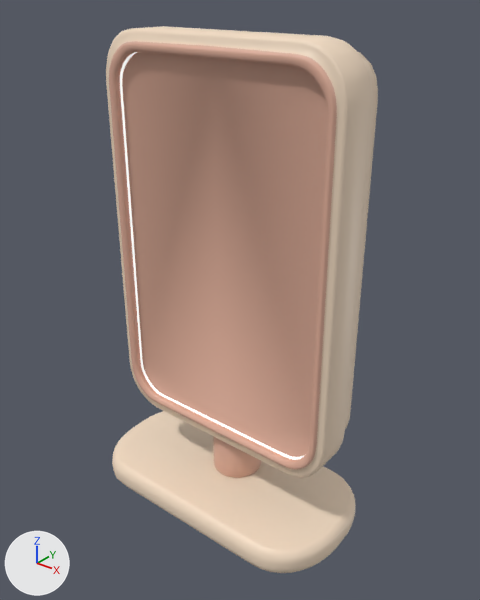
Two versions of the glTF model assets/Models/panel/panel.glb, one commit apart.
Before and after are seen from a 50 mm lens placed at (3.76, 1.5, 6.57), pointed at (-0.6, 6.94, 3.19). Arrows for +X, +Y and +Z are at lower left; the lights stay in place. The picture after the commit comes second. Objects named as collision shapes, trigger or cutter boxes, shadow casters or lower levels of detail are left out. Vertices at exactly the same position are counted once.

In view in the first picture: 'panel'.
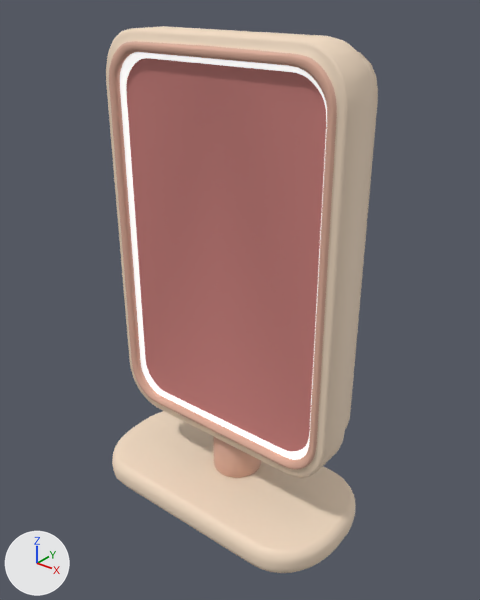
Location of each change, [x1, y1, x2, y2] in pixels of the pictures (480 x 600 px; the box of a moved part takes in the faces that stretch with it):
'panel', surface changed, reshaped: [106, 26, 378, 573] in both
part 1 of me_acdaf4cb_e23a_48b3_8b18_9392574e9f7d, moved or reshaped: [120, 52, 327, 460] in both

Patch to the scene script:
```diff
--- a/assets/Models/panel/panel.glb.py
+++ b/assets/Models/panel/panel.glb.py
@@ mat_pantalla @@
 mat_pantalla = bpy.data.materials.new('pantalla')
-# nodes: BsdfPrincipled, Math, NormalMap, OutputMaterial, SeparateColor, TexImage x3
-# uses the picture img_pantalla_basecolor
-# uses the picture img_pantalla_normal
-# uses the picture img_pantalla_occlusionroughnessmetallic
+# nodes: BsdfPrincipled, OutputMaterial
+# colours: pink #d08480
@@ me_acdaf4cb_e23a_48b3_8b18_9392574e9f7d @@
 me_acdaf4cb_e23a_48b3_8b18_9392574e9f7d.from_pydata(...)  # 1894 vertices, 3777 faces; spans x -1.75..1.7, y -1.02..0.76, z -2.8..2.93
 # used by ob_panel; location = (-0.7, 6.99, 3.16)
+# me_acdaf4cb_e23a_48b3_8b18_9392574e9f7d part 1: all 64 vertices in x -1.35..1.36, y -0.31, z -1.59..2.71 are scaled about the mesh origin by (0.957, 1, 0.972)
 me_acdaf4cb_e23a_48b3_8b18_9392574e9f7d.materials.append(mat_defaultmaterial)
```
